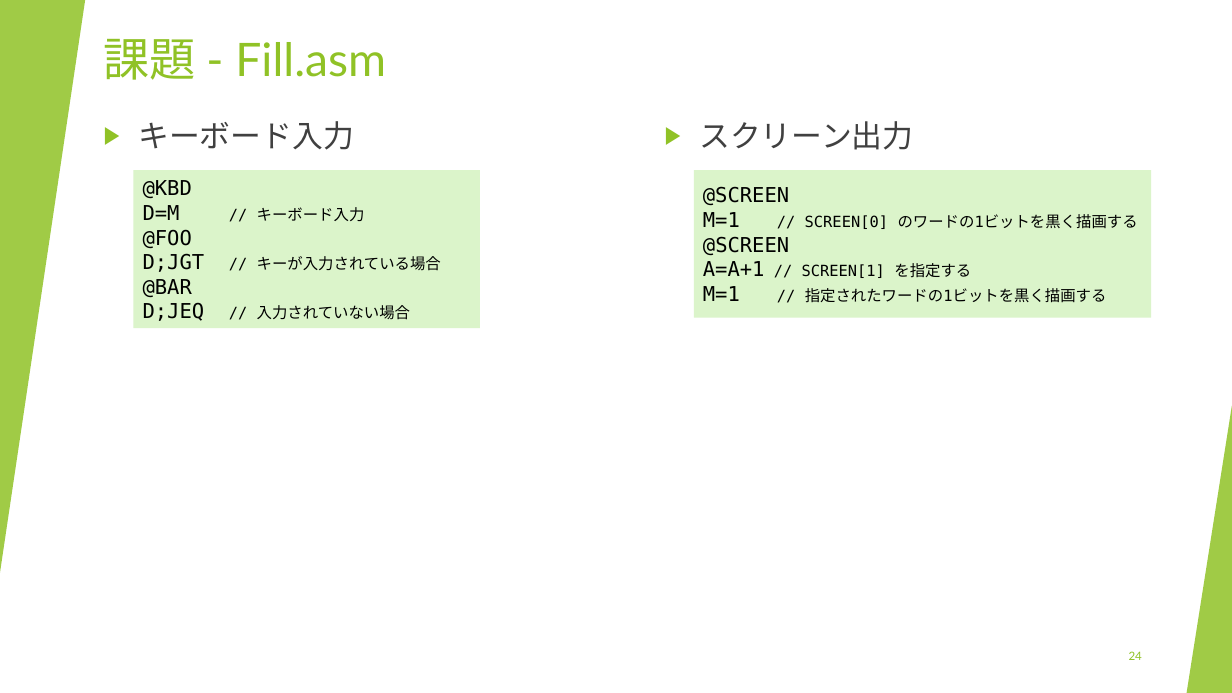
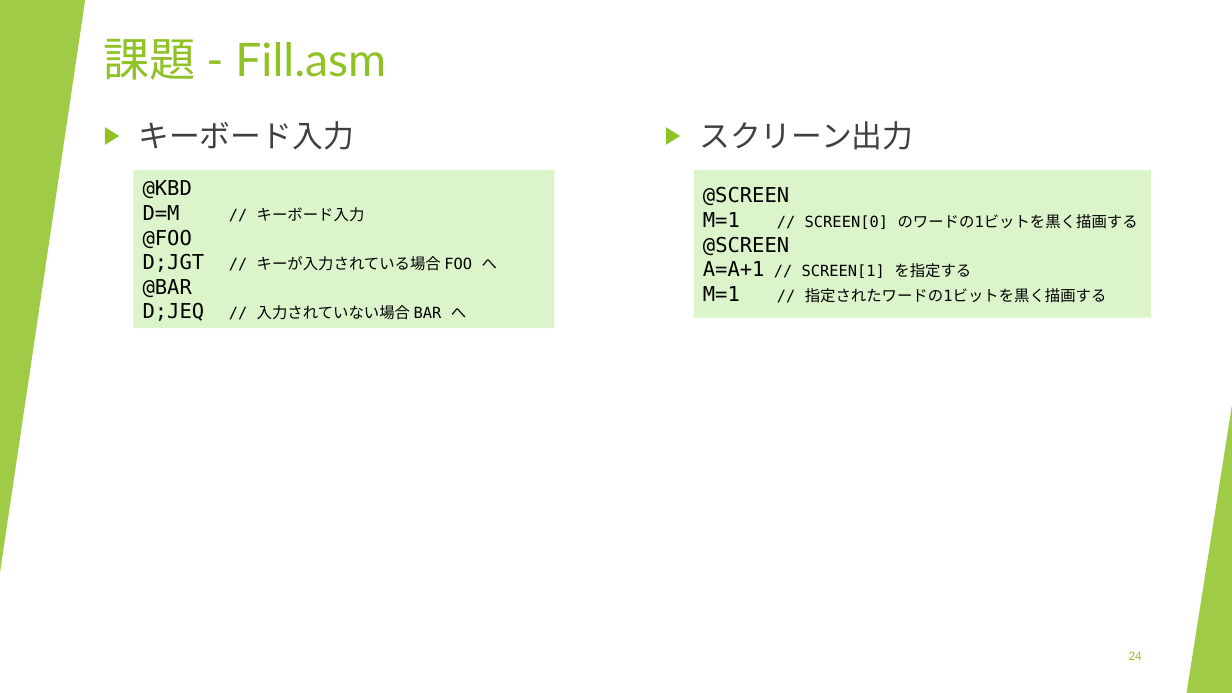
Before and after one commit to lulichn/slides.lulichn.net, a slide deck: slide 24 of slides/nand2tetris/04.pptx. Drawn at 1232x693 pixels with LibreOffice and Linux fonts; fonts in the diff are those of the drawing. Boxes give left, top, right and bottom in pixels: in the first picture for what was removed or moved away, otherwise in the second. Text is boxed around its words. In the diff, an @@ line names an element or a change of style, - is before the commit and + after.

```diff
--- a/slides/nand2tetris/04.pptx
+++ b/slides/nand2tetris/04.pptx
@@ rectangle "@KBD": place and size @@
-rectangle "@KBD" at [133, 170, 480, 328]
+rectangle "@KBD" at [133, 170, 555, 328]
@@ text in rectangle at [257, 256, 497, 271]: text changed @@
-D;JGT // キーが入力されている場合
+D;JGT // キーが入力されている場合 FOO へ
@@ text in rectangle at [257, 305, 466, 320]: text changed @@
-D;JEQ // 入力されていない場合
+D;JEQ // 入力されていない場合 BAR へ
```
Also in this commit, not shown: 2 other slides changed, 1 other file.
